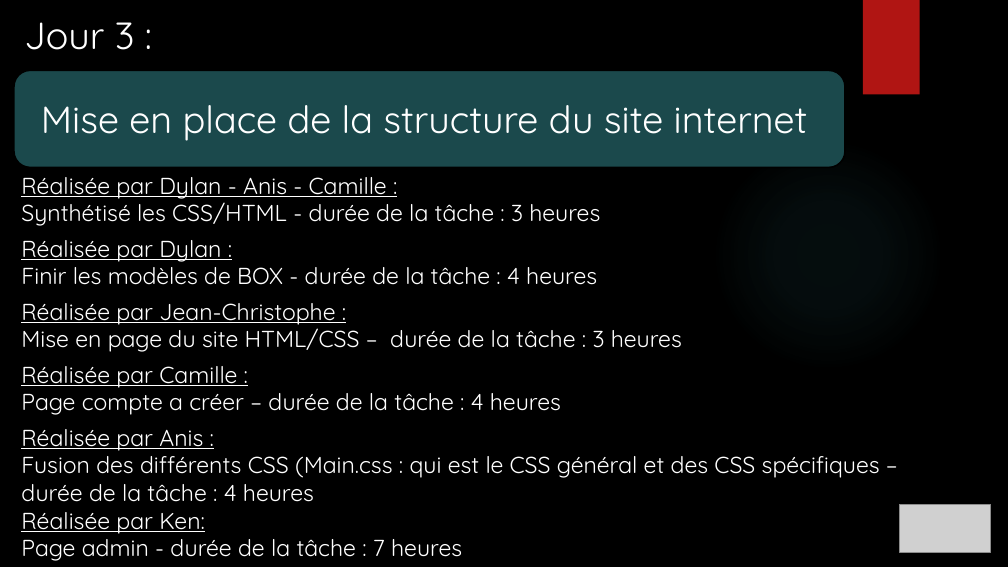
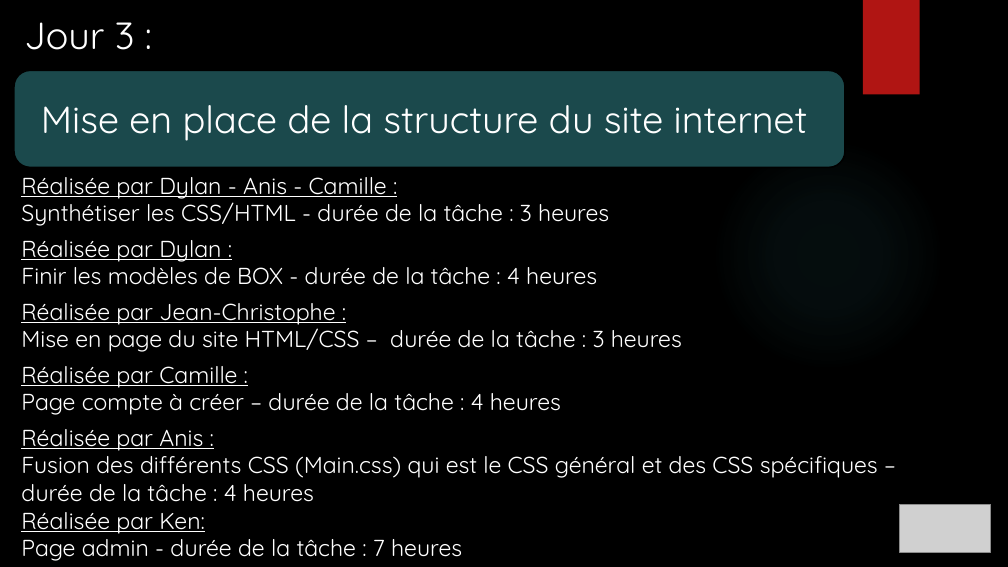
Before and after one commit to ChampemeDylan/UPOP, a slide deck: slide 18 of Présentation UPOP.pptx (slide 17 before the commit). Drawn at 1008x567 pixels with LibreOffice and Linux fonts; fonts in the diff are those of the drawing; grey boxes stand for pictures; background and template pictures are left out. Boxes give left, top, right and bottom in pixels: in the first picture for what was removed or moved away, otherwise in the second. Text is boxed around its words. In the diff, an @@ line names an element or a change of style, - is before the commit and + after.

```diff
--- a/Présentation UPOP.pptx
+++ b/Présentation UPOP.pptx
@@ text at (21, 198, 609, 226): text changed @@
-Synthétisé les CSS/HTML - durée de la tâche : 3 heures
+Synthétiser les CSS/HTML - durée de la tâche : 3 heures
@@ text at (21, 387, 561, 415): text changed @@
-Page compte a créer – durée de la tâche : 4 heures
+Page compte à créer – durée de la tâche : 4 heures
@@ text at (21, 450, 878, 502): text changed @@
-Fusion des différents CSS (Main.css : qui est le CSS général et des CSS spécifiques – durée de la tâche : 4 heures
+Fusion des différents CSS (Main.css) qui est le CSS général et des CSS spécifiques – durée de la tâche : 4 heures
```
Also in this commit, not shown: 15 other slides changed, 7 slides added.
